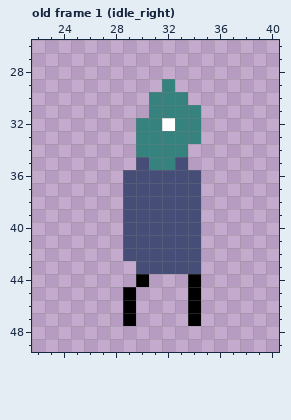
Two states of a pixel-art file, scenes/player/player.aseprite. Above: the version before the commit.
64x64 pixels, 1 frame. Shown: old frame 1 (idle_right): x 22..40, y 26..49. The commit also changed other frames, which this record leaves out.
Once edited:
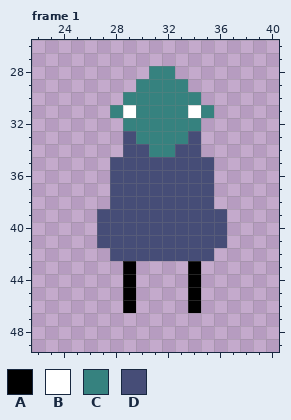
Palette (. is transparent): A #000000  B #ffffff  C #36827f  D #464d77
A new or re-ordered frame is compared with the old frame closest to it.
Author's note on the commit: Placeholder player animations
The exact change:
frames 1 -> 8
--- frame 1 is new; against old frame 1 (idle_right), layers "Head", "Body", "Legs"
@@ x 22..40 @@
 27 ...................
-28 ...................
-29 ..........C........
-30 .........CCC.......
-31 .........CCCC......
-32 ........CCBCC......
-33 ........CCCCC......
-34 ........CCCC.......
-35 ........DCCD.......
-36 .......DDDDDD......
-37 .......DDDDDD......
-38 .......DDDDDD......
-39 .......DDDDDD......
-40 .......DDDDDD......
-41 .......DDDDDD......
-42 .......DDDDDD......
-43 ........DDDDD......
-44 ........A...A......
+28 .........CC........
+29 ........CCCC.......
+30 .......CCCCCC......
+31 ......CBCCCCBC.....
+32 .......CCCCCC......
+33 .......DCCCCD......
+34 .......DDCCDD......
+35 ......DDDDDDDD.....
+36 ......DDDDDDDD.....
+37 ......DDDDDDDD.....
+38 ......DDDDDDDD.....
+39 .....DDDDDDDDDD....
+40 .....DDDDDDDDDD....
+41 .....DDDDDDDDDD....
+42 ......DDDDDDDD.....
+43 .......A....A......
+44 .......A....A......
 45 .......A....A......
 46 .......A....A......
-47 .......A....A......
+47 ...................
 48 ...................
Changed places in both pictures, as pixel boxes (x1, y1, x2, y2):
changed: (97, 66, 227, 326)
